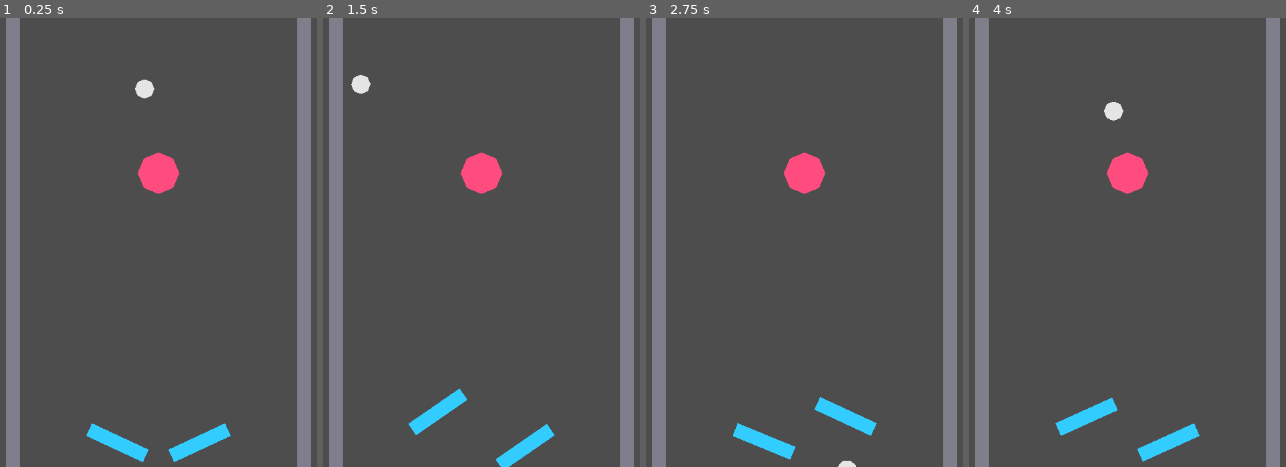
Above: before the commit, frames 1-4 (left to right).
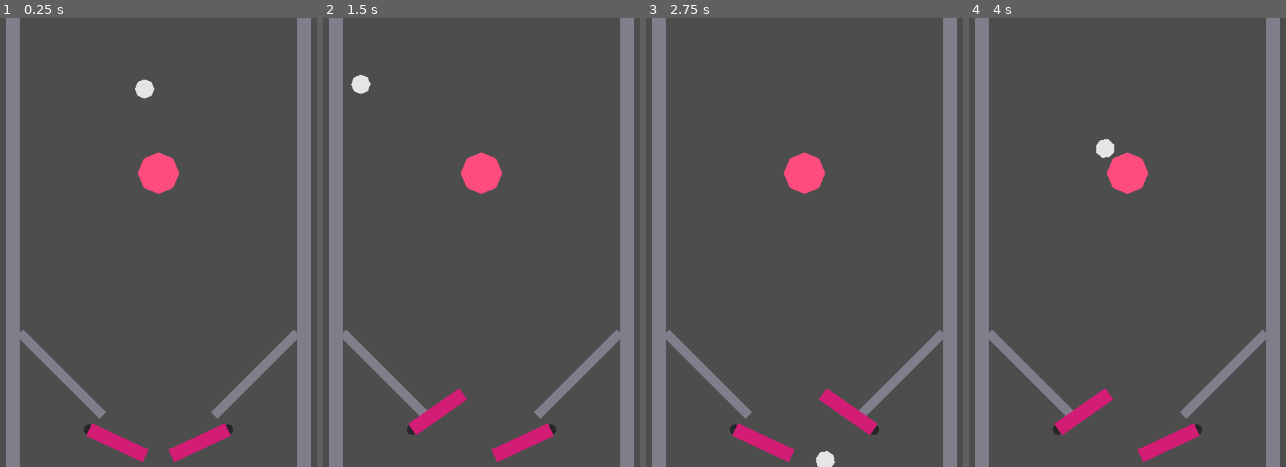
Above: after the commit, the same moments.

Repository: nobody174/pinball-adventure
Game: Godot game, scene res://core/physics/physics_prototype.tscn
Two runs of this game, one before a commit and one after it. Both use one fixed random seed, a clock stepped at 60 frames per second and the inputs below.
Inputs:
- Up to frame 1 (0.25 s): no input
- Up to frame 2 (1.5 s): hold Right (flip_right) 0.53-1.28 s; tap Up (launch_ball) at 0.6 s; tap Enter at 1.25 s; hold Left (flip_left) from 1.28 s (still down); tap Space (nudge) at 1.35 s
- Up to frame 3 (2.75 s): release Left (flip_left) at 2.03 s; hold Right (flip_right) from 2.03 s (still down); tap Up (launch_ball) at 2.1 s
- Up to frame 4 (4 s): tap Space (nudge) at 2.85 s; release Right (flip_right) at 3.53 s; hold Left (flip_left) from 3.53 s (still down); tap Up (launch_ball) at 3.6 s

The runs differ from the first frame. In frame 1, 2.8% of the frame differs, in the area x 6-94%, y 69-99%; in frame 2, 3.0%; in frame 3, 3.4%; in frame 4, 3.5%, in the area x 6-94%, y 18-99%.

Commit message:
refactor(physics): switch flipper to kinematic drive, add ramp/guides/bolts — §10a
Flipper power tuning had hit a wall: torque well above 500k made no felt
difference, and pushing further just destabilized into an uncontrolled spin.
Research (two parallel agents — Godot-specific prior art and general
flipper/Visual Pinball reference) found the root cause: a torque+PD RigidBody2D
plateaus because the collision solver derives ball impulse from the flipper's
actual measured velocity at the contact tick, capped by how far torque can
accelerate it within one physics step. Real implementations (Visual Pinball's
flipper solver, MIT-licensed dbisdorf/professor-pinball) drive rotation
directly on a frozen/kinematic body instead — its velocity is authoritative to
the solver, so it transfers full strength on contact.

- flipper.gd: replaced torque_strength/damping_strength/PD-loop with an eased,
  script-timed rotation over swing_duration_seconds on a FREEZE_MODE_KINEMATIC
  body. Also drops the PinJoint2D + center-of-mass workaround entirely, since a
  kinematic body's position is always authoritative and can't drift.
- ball.gd: enabled continuous_cd (CCD_MODE_CAST_SHAPE) to prevent tunneling at
  the higher contact speeds this produces.
- physics_prototype.tscn: added a ramp (right-side channel), 45-degree outlane
  guides from each side wall to its flipper pivot, and pivot bolt visuals.

Verified via a temporary headless probe (not committed): a well-timed hit
produced a ~7x ball speed spike (146 -> 997) vs. the old torque approach's
imperceptible response. Live playtest confirmed strong, snappy flipper feel.

Co-Authored-By: Claude Sonnet 5 <noreply@anthropic.com>

Diff:
--- a/core/physics/ball.gd
+++ b/core/physics/ball.gd
@@ -20,6 +20,7 @@
 	physics_material_override = mat
 	contact_monitor = true
 	max_contacts_reported = 4
+	continuous_cd = RigidBody2D.CCD_MODE_CAST_SHAPE
 	_spawn_position = position
 
 func _physics_process(delta: float) -> void:
--- a/core/physics/flipper.gd
+++ b/core/physics/flipper.gd
@@ -2,37 +2,39 @@
 
 ## Placeholder flipper. One instance per flipper; `is_left` mirrors input/rotation direction.
 ## Tunable in the inspector for §10a feel-testing.
+##
+## Kinematically driven, not torque-based. A torque+PD controller plateaus:
+## Godot's collision solver derives the ball's impulse from the flipper's
+## actual measured velocity at the exact tick contact happens, which is
+## capped by how far torque could accelerate it within one physics step —
+## more torque past that ceiling doesn't help and just destabilizes. Driving
+## rotation directly on a frozen/kinematic body gives the solver a known,
+## full-strength contact-point velocity to transfer instead (see
+## docs/inspiration/physics_notes.md for the research behind this).
 
 @export var is_left: bool = true
 ## Positive = rotated clockwise on screen (Y-down). Rest droops the tip down
 ## and toward the pivot (reduces reach/overlap); active swings it up.
 @export var rest_angle_degrees: float = 25.0
-@export var active_angle_degrees: float = -25.0
-@export var torque_strength: float = 900000.0
-@export var damping_strength: float = 40000.0
+@export var active_angle_degrees: float = -35.0
+@export var swing_duration_seconds: float = 0.15
 @export var input_action: String = "flip_left"
 
 var _rest_angle: float
 var _active_angle: float
-var _pressed: bool = false
+var _swing_t: float = 0.0 ## 0 = rest, 1 = fully active
 
 func _ready() -> void:
-	lock_rotation = false
-	gravity_scale = 0.0
-	## Pin torque rotates around the body's center of mass, not the node origin.
-	## The collision shape is offset from the pivot, so without this the flipper
-	## drifts instead of spinning in place — force the CoM back to the pivot.
-	center_of_mass_mode = RigidBody2D.CENTER_OF_MASS_MODE_CUSTOM
-	center_of_mass = Vector2.ZERO
+	freeze = true
+	freeze_mode = RigidBody2D.FREEZE_MODE_KINEMATIC
 	_rest_angle = deg_to_rad(rest_angle_degrees) * (1.0 if is_left else -1.0)
 	_active_angle = deg_to_rad(active_angle_degrees) * (1.0 if is_left else -1.0)
 	rotation = _rest_angle
 
-func _physics_process(_delta: float) -> void:
-	_pressed = Input.is_action_pressed(input_action)
-	var target_angle: float = _active_angle if _pressed else _rest_angle
-	var angle_diff: float = wrapf(target_angle - rotation, -PI, PI)
-	## PD control: spring term (torque_strength) snaps to target, damping term
-	## (damping_strength) resists angular velocity to prevent ringing/overshoot
-	## at high torque values.
-	apply_torque(angle_diff * torque_strength - angular_velocity * damping_strength)
+func _physics_process(delta: float) -> void:
+	var pressed := Input.is_action_pressed(input_action)
+	var direction := 1.0 if pressed else -1.0
+	_swing_t = clampf(_swing_t + direction * delta / swing_duration_seconds, 0.0, 1.0)
+	## Ease-out (fast start) reads snappier than a linear ramp.
+	var eased := 1.0 - pow(1.0 - _swing_t, 2.0)
+	rotation = lerp_angle(_rest_angle, _active_angle, eased)
--- a/core/physics/physics_prototype.tscn
+++ b/core/physics/physics_prototype.tscn
@@ -1,14 +1,8 @@
-[gd_scene load_steps=9 format=3]
+[gd_scene format=3 uid="uid://japavu80p2lu"]
 
-[ext_resource type="Script" path="res://core/physics/ball.gd" id="1_ball"]
-[ext_resource type="Script" path="res://core/physics/flipper.gd" id="2_flipper"]
-[ext_resource type="Script" path="res://core/physics/touch_zones.gd" id="3_touch"]
-
-[sub_resource type="CircleShape2D" id="CircleShape2D_ball"]
-radius = 14.0
-
-[sub_resource type="RectangleShape2D" id="RectangleShape2D_flipper"]
-size = Vector2(90, 20)
+[ext_resource type="Script" uid="uid://b4tuilt5r6hua" path="res://core/physics/ball.gd" id="1_ball"]
+[ext_resource type="Script" uid="uid://dtypcr3tcdvpl" path="res://core/physics/flipper.gd" id="2_flipper"]
+[ext_resource type="Script" uid="uid://bq4kgyaeumx04" path="res://core/physics/touch_zones.gd" id="3_touch"]
 
 [sub_resource type="RectangleShape2D" id="RectangleShape2D_wall_side"]
 size = Vector2(20, 700)
@@ -19,116 +13,144 @@
 [sub_resource type="CircleShape2D" id="CircleShape2D_bumper"]
 radius = 30.0
 
-[node name="PhysicsPrototype" type="Node2D"]
+[sub_resource type="RectangleShape2D" id="RectangleShape2D_guide"]
+size = Vector2(169.7, 14)
 
-[node name="Boundary" type="StaticBody2D" parent="."]
+[sub_resource type="CircleShape2D" id="CircleShape2D_ball"]
+radius = 14.0
 
-[node name="LeftWall" type="CollisionShape2D" parent="Boundary"]
+[sub_resource type="RectangleShape2D" id="RectangleShape2D_flipper"]
+size = Vector2(90, 20)
+
+[node name="PhysicsPrototype" type="Node2D" unique_id=1652750491]
+
+[node name="Boundary" type="StaticBody2D" parent="." unique_id=11964670]
+
+[node name="LeftWall" type="CollisionShape2D" parent="Boundary" unique_id=182639212]
 position = Vector2(0, 350)
 shape = SubResource("RectangleShape2D_wall_side")
 
-[node name="LeftWallSprite" type="Polygon2D" parent="Boundary"]
+[node name="LeftWallSprite" type="Polygon2D" parent="Boundary" unique_id=2044888972]
 position = Vector2(0, 350)
 color = Color(0.5, 0.5, 0.55, 1)
 polygon = PackedVector2Array(-10, -350, 10, -350, 10, 350, -10, 350)
 
-[node name="RightWall" type="CollisionShape2D" parent="Boundary"]
+[node name="RightWall" type="CollisionShape2D" parent="Boundary" unique_id=828326114]
 position = Vector2(420, 350)
 shape = SubResource("RectangleShape2D_wall_side")
 
-[node name="RightWallSprite" type="Polygon2D" parent="Boundary"]
+[node name="RightWallSprite" type="Polygon2D" parent="Boundary" unique_id=1959204579]
 position = Vector2(420, 350)
 color = Color(0.5, 0.5, 0.55, 1)
 polygon = PackedVector2Array(-10, -350, 10, -350, 10, 350, -10, 350)
 
-[node name="TopWall" type="CollisionShape2D" parent="Boundary"]
+[node name="TopWall" type="CollisionShape2D" parent="Boundary" unique_id=989107409]
 position = Vector2(210, 0)
 shape = SubResource("RectangleShape2D_wall_top")
 
-[node name="TopWallSprite" type="Polygon2D" parent="Boundary"]
+[node name="TopWallSprite" type="Polygon2D" parent="Boundary" unique_id=1739139589]
 position = Vector2(210, 0)
 color = Color(0.5, 0.5, 0.55, 1)
 polygon = PackedVector2Array(-210, -10, 210, -10, 210, 10, -210, 10)
 
-[node name="Bumper" type="StaticBody2D" parent="."]
+[node name="Bumper" type="StaticBody2D" parent="." unique_id=1891454527]
 position = Vector2(210, 250)
 
-[node name="CollisionShape2D" type="CollisionShape2D" parent="Bumper"]
+[node name="CollisionShape2D" type="CollisionShape2D" parent="Bumper" unique_id=822539652]
 shape = SubResource("CircleShape2D_bumper")
 
-[node name="Sprite" type="Polygon2D" parent="Bumper"]
+[node name="Sprite" type="Polygon2D" parent="Bumper" unique_id=815066198]
 color = Color(1, 0.3, 0.5, 1)
 polygon = PackedVector2Array(30, 0, 21.2, 21.2, 0, 30, -21.2, 21.2, -30, 0, -21.2, -21.2, 0, -30, 21.2, -21.2)
 
-[node name="Ball" type="RigidBody2D" parent="." node_paths=PackedStringArray()]
+[node name="Ramp" type="StaticBody2D" parent="." unique_id=317573666]
+
+[node name="Guides" type="StaticBody2D" parent="." unique_id=1736905529]
+
+[node name="LeftGuide" type="CollisionShape2D" parent="Guides" unique_id=1000318765]
+position = Vector2(70, 540)
+rotation = 0.785398
+shape = SubResource("RectangleShape2D_guide")
+
+[node name="LeftGuideSprite" type="Polygon2D" parent="Guides" unique_id=695235626]
+position = Vector2(70, 540)
+rotation = 0.785398
+color = Color(0.5, 0.5, 0.55, 1)
+polygon = PackedVector2Array(-84.85, -7, 84.85, -7, 84.85, 7, -84.85, 7)
+
+[node name="RightGuide" type="CollisionShape2D" parent="Guides" unique_id=2038979651]
+position = Vector2(350, 540)
+rotation = 2.356194
+shape = SubResource("RectangleShape2D_guide")
+
+[node name="RightGuideSprite" type="Polygon2D" parent="Guides" unique_id=72289689]
+position = Vector2(350, 540)
+rotation = 2.356194
+color = Color(0.5, 0.5, 0.55, 1)
+polygon = PackedVector2Array(-84.85, -7, 84.85, -7, 84.85, 7, -84.85, 7)
+
+[node name="Ball" type="RigidBody2D" parent="." unique_id=1994410899]
 position = Vector2(190, 100)
 script = ExtResource("1_ball")
 
-[node name="CollisionShape2D" type="CollisionShape2D" parent="Ball"]
+[node name="CollisionShape2D" type="CollisionShape2D" parent="Ball" unique_id=840662744]
 shape = SubResource("CircleShape2D_ball")
 
-[node name="Sprite" type="Polygon2D" parent="Ball"]
+[node name="Sprite" type="Polygon2D" parent="Ball" unique_id=1859874000]
 color = Color(0.9, 0.9, 0.9, 1)
 polygon = PackedVector2Array(-14, 0, -10, -10, 0, -14, 10, -10, 14, 0, 10, 10, 0, 14, -10, 10)
 
-[node name="LeftFlipperAnchor" type="StaticBody2D" parent="."]
+[node name="LeftFlipperAnchor" type="StaticBody2D" parent="." unique_id=1254061006]
 position = Vector2(110, 620)
 
-[node name="LeftFlipper" type="RigidBody2D" parent="."]
+[node name="BoltSprite" type="Polygon2D" parent="LeftFlipperAnchor" unique_id=1750630973]
+color = Color(0.15, 0.15, 0.17, 1)
+polygon = PackedVector2Array(8, 0, 5.657, 5.657, 0, 8, -5.657, 5.657, -8, 0, -5.657, -5.657, 0, -8, 5.657, -5.657)
+
+[node name="LeftFlipper" type="RigidBody2D" parent="." unique_id=629410196]
 position = Vector2(110, 620)
 script = ExtResource("2_flipper")
-is_left = true
-input_action = "flip_left"
 
-[node name="CollisionShape2D" type="CollisionShape2D" parent="LeftFlipper"]
+[node name="CollisionShape2D" type="CollisionShape2D" parent="LeftFlipper" unique_id=1466192955]
 position = Vector2(45, 0)
 shape = SubResource("RectangleShape2D_flipper")
 
-[node name="Sprite" type="Polygon2D" parent="LeftFlipper"]
-color = Color(0.2, 0.8, 1, 1)
+[node name="Sprite" type="Polygon2D" parent="LeftFlipper" unique_id=1138073603]
+color = Color(0.827451, 0.11372549, 0.45882353, 1)
 polygon = PackedVector2Array(0, -10, 90, -10, 90, 10, 0, 10)
 
-[node name="LeftFlipperPin" type="PinJoint2D" parent="."]
-position = Vector2(110, 620)
-node_a = NodePath("../LeftFlipperAnchor")
-node_b = NodePath("../LeftFlipper")
-
-[node name="RightFlipperAnchor" type="StaticBody2D" parent="."]
+[node name="RightFlipperAnchor" type="StaticBody2D" parent="." unique_id=570834916]
 position = Vector2(310, 620)
 
-[node name="RightFlipper" type="RigidBody2D" parent="."]
+[node name="BoltSprite" type="Polygon2D" parent="RightFlipperAnchor" unique_id=1848647735]
+color = Color(0.15, 0.15, 0.17, 1)
+polygon = PackedVector2Array(8, 0, 5.657, 5.657, 0, 8, -5.657, 5.657, -8, 0, -5.657, -5.657, 0, -8, 5.657, -5.657)
+
+[node name="RightFlipper" type="RigidBody2D" parent="." unique_id=1762138841]
 position = Vector2(310, 620)
 script = ExtResource("2_flipper")
 is_left = false
 input_action = "flip_right"
 
-[node name="CollisionShape2D" type="CollisionShape2D" parent="RightFlipper"]
+[node name="CollisionShape2D" type="CollisionShape2D" parent="RightFlipper" unique_id=805676479]
 position = Vector2(-45, 0)
 shape = SubResource("RectangleShape2D_flipper")
 
-[node name="Sprite" type="Polygon2D" parent="RightFlipper"]
-color = Color(0.2, 0.8, 1, 1)
+[node name="Sprite" type="Polygon2D" parent="RightFlipper" unique_id=1869551587]
+color = Color(0.827451, 0.11372549, 0.45882353, 1)
 polygon = PackedVector2Array(0, -10, -90, -10, -90, 10, 0, 10)
 
-[node name="RightFlipperPin" type="PinJoint2D" parent="."]
-position = Vector2(310, 620)
-node_a = NodePath("../RightFlipperAnchor")
-node_b = NodePath("../RightFlipper")
-
-[node name="TouchZones" type="CanvasLayer" parent="."]
+[node name="TouchZones" type="CanvasLayer" parent="." unique_id=1387303047]
 script = ExtResource("3_touch")
 
-[node name="LeftZone" type="TouchScreenButton" parent="TouchZones"]
+[node name="LeftZone" type="TouchScreenButton" parent="TouchZones" unique_id=1103866490]
 shape = SubResource("RectangleShape2D_wall_top")
 shape_centered = false
-visible = true
 
-[node name="RightZone" type="TouchScreenButton" parent="TouchZones"]
+[node name="RightZone" type="TouchScreenButton" parent="TouchZones" unique_id=839068721]
 position = Vector2(210, 0)
 shape = SubResource("RectangleShape2D_wall_top")
 shape_centered = false
-visible = true
 
-[node name="Camera2D" type="Camera2D" parent="."]
+[node name="Camera2D" type="Camera2D" parent="." unique_id=2134439033]
 position = Vector2(210, 350)
-zoom = Vector2(1, 1)
Not shown, changed: docs/PROGRESS.md
